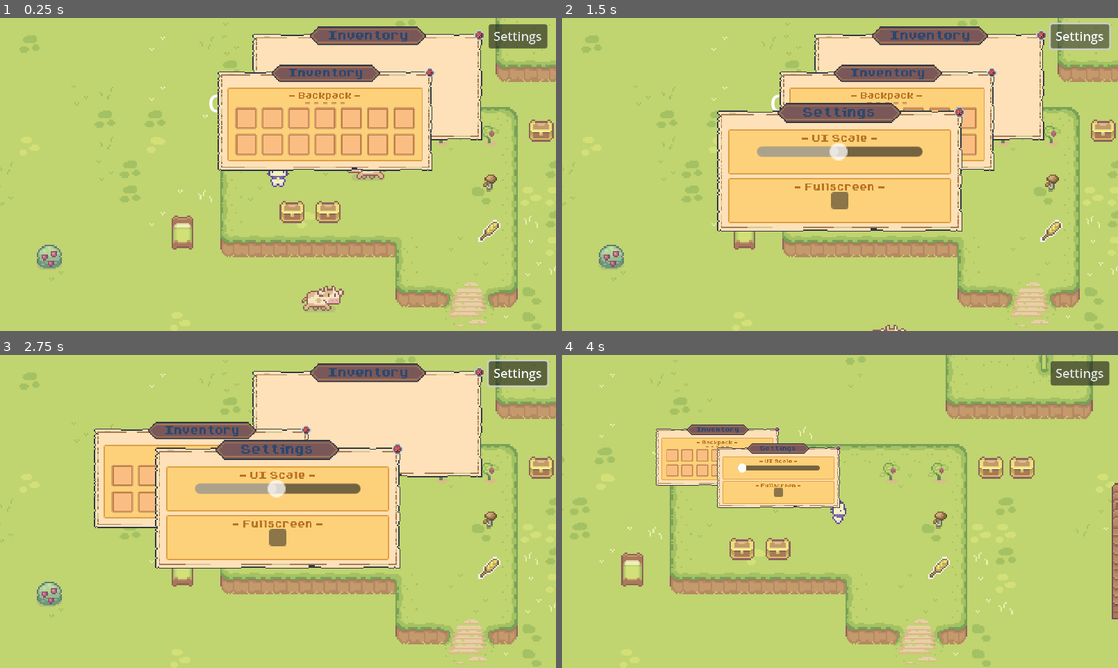
Above: before the commit, frames 1-4 (two rows, left to right).
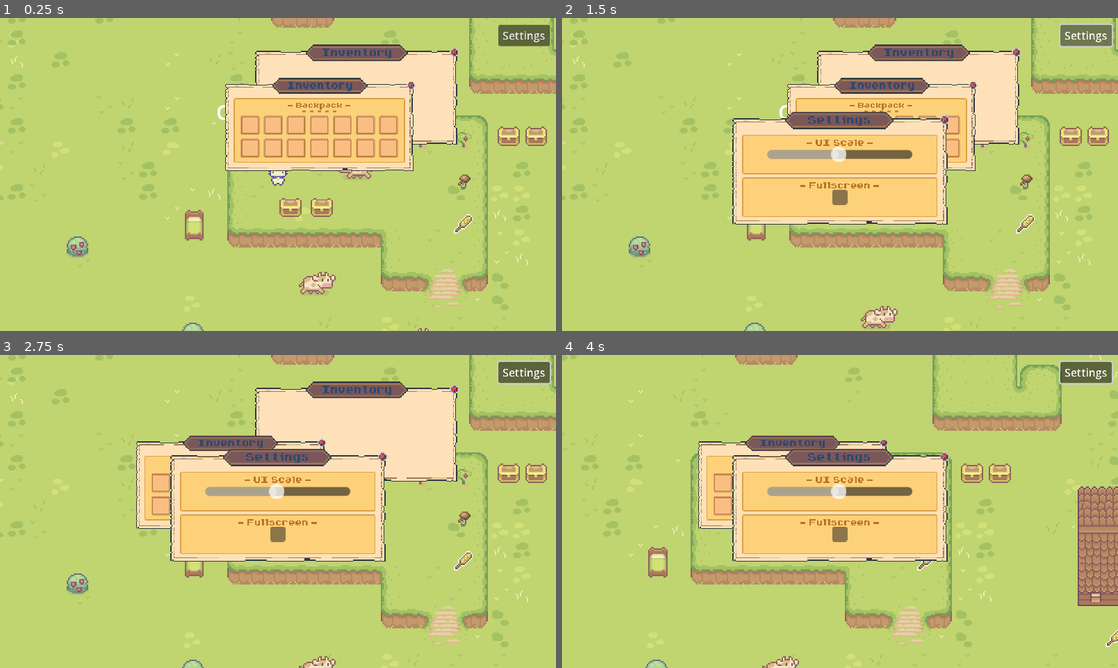
Above: after the commit, the same moments.

Repository: kawaiibats/tacobat
Game: Godot game, scene res://scenes/master.tscn
Two runs of this game, one before a commit and one after it. Both use one fixed random seed, a clock stepped at 60 frames per second and the inputs below. Sound files missing from this copy of the repository are replaced by a short silence.
Inputs (mouse positions are in pixels of both pictures, inside the frame that each line leads up to):
- Up to frame 1 (0.25 s): no input
- Up to frame 2 (1.5 s): drag from (612, 255) to (840, 174) at 0.52 s; click "Settings" at 1.25 s
- Up to frame 3 (2.75 s): drag from (366, 423) to (278, 511) at 2.02 s
- Up to frame 4 (4 s): move the mouse to (762, 480) at 2.77 s; press the mouse at (762, 480) at 2.78 s; hold D (right) 2.78-3.5 s; release the mouse at (762, 480) at 3.5 s; drag from (684, 477) to (840, 511) at 3.52 s

The runs differ from the first frame. In frame 1, 27% of the frame differs, in the area x 0-100%, y 0-100%; in frame 2, 31%; in frame 3, 30%; in frame 4, 34%.

Commit message:
scale changed to 3.5, some screen drag fixes
i hope to god this works

Diff:
--- a/components/inventory/inventory_player.tscn
+++ b/components/inventory/inventory_player.tscn
@@ -8,9 +8,6 @@
 script = ExtResource("2_5261l")
 inventory_path = NodePath("inventory_container/inventory")
 
-[node name="inventory_container" parent="." index="2"]
-mouse_filter = 0
-
 [node name="inventory" parent="inventory_container" index="0" instance=ExtResource("3_bpnd6")]
 layout_mode = 2
 inventory_name = "Backpack"
--- a/project.godot
+++ b/project.godot
@@ -26,7 +26,7 @@
 window/size/viewport_width=1420
 window/size/viewport_height=800
 window/stretch/mode="canvas_items"
-window/stretch/scale=4.0
+window/stretch/scale=3.5
 
 [input]
 
--- a/scenes/master.tscn
+++ b/scenes/master.tscn
@@ -111,10 +111,10 @@
 anchor_top = 0.5
 anchor_right = 0.5
 anchor_bottom = 0.5
-offset_left = 134.0
-offset_top = -96.0
-offset_right = 209.0
-offset_bottom = -65.0
+offset_left = 160.0
+offset_top = -109.0
+offset_right = 235.0
+offset_bottom = -78.0
 grow_horizontal = 0
 grow_vertical = 2
 scale = Vector2(0.5, 0.5)
--- a/ui/draggable_control.gd
+++ b/ui/draggable_control.gd
@@ -1,7 +1,7 @@
 class_name Draggable_Control extends Scale_Control
 
-@export var x_safe_zone : int = 100
-@export var y_safe_zone : int = 60
+@export var x_safe_zone : int = 50
+@export var y_safe_zone : int = 50
 
 var screen_size : Vector2
 var dragging : bool = false
@@ -21,14 +21,23 @@
 
 
 
+func set_ui_scale2 ( value ):
+	set_ui_scale( value )
+
+	set_pos( position )
+
+
+
 func set_pos( pos ):
+
+	var scaled_size = size * scale
 
 
 	screen_size = DisplayServer.window_get_size()
 
 
-	pos.x = clamp( pos.x, -size.x + x_safe_zone, (screen_size.x / 5) - x_safe_zone)
-	pos.y = clamp( pos.y, -size.y + y_safe_zone, (screen_size.y / 4.2) - y_safe_zone)
+	pos.x = clamp( pos.x, -scaled_size.x + x_safe_zone, (screen_size.x / 4.6) - x_safe_zone)
+	pos.y = clamp( pos.y, -scaled_size.y + y_safe_zone, (screen_size.y / 4) - y_safe_zone)
 	position = pos
 
 
